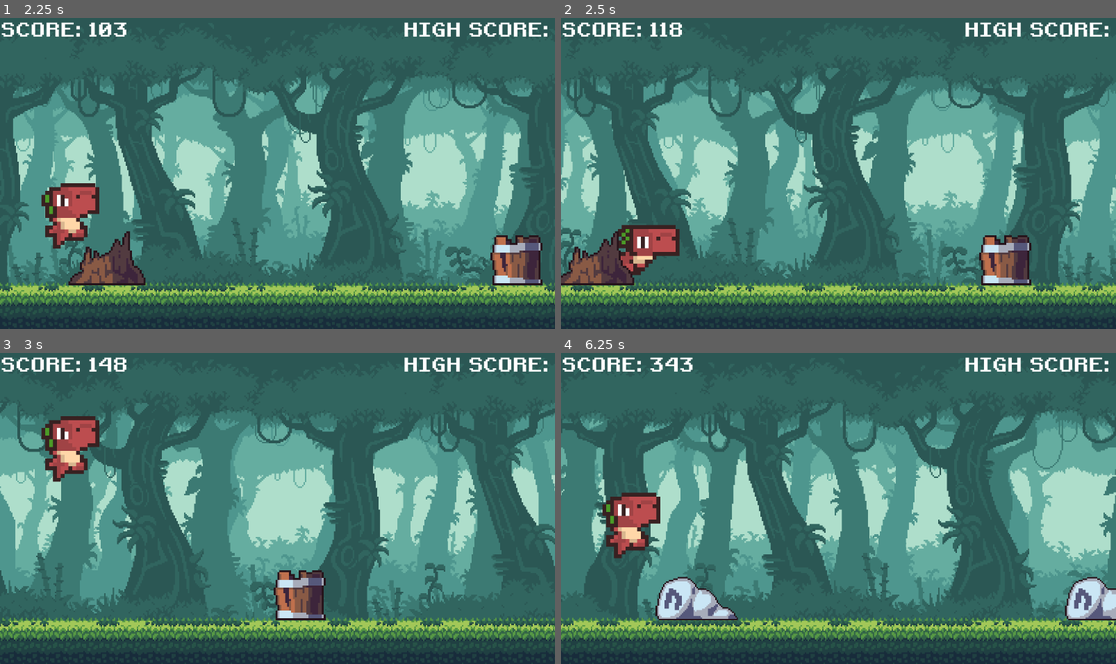
Above: before the commit, frames 1-4 (two rows, left to right).
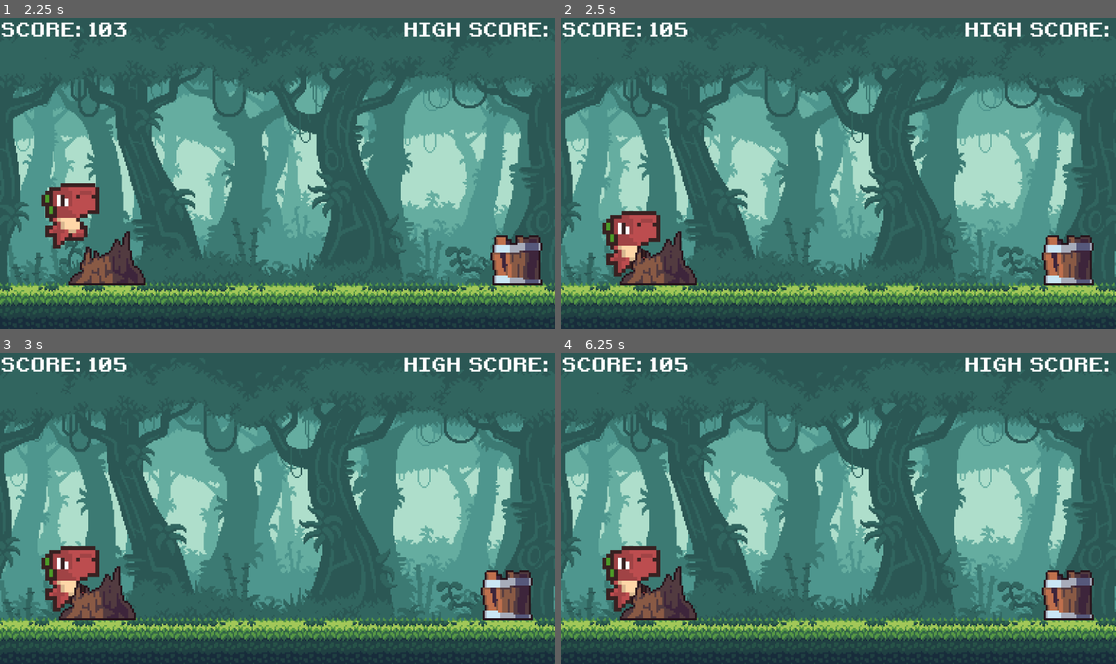
Above: after the commit, the same moments.

Repository: AnhNguyenTung039/godot-games
Game: Godot game, scene res://scenes/main.tscn
Same seed, same stepped clock (60 frames per second), same inputs: the game is played once before the commit and once after it.
Inputs:
- Up to frame 1 (2.25 s): tap Space at 0.5 s; hold Up (ui_up) 0.53-2.03 s; tap Enter (ui_accept) at 0.77, 1.52 s; hold Down (ui_down) from 2.03 s (still down)
- Up to frame 2 (2.5 s): keep holding Down (ui_down)
- Up to frame 3 (3 s): release Down (ui_down) at 2.78 s; hold Up (ui_up) from 2.78 s (still down)
- Up to frame 4 (6.25 s): tap Enter (ui_accept) at 3.02, 3.77, 4.52, 6.02 s; release Up (ui_up) at 4.28 s; hold Down (ui_down) 4.28-5.03 s; hold Up (ui_up) 5.03-5.78 s; hold Down (ui_down) from 5.78 s (still down)

Frame 1 is identical in both runs. In frame 2, 53% of the frame differs, in the area x 0-100%, y 1-93%; in frame 3, 41%; in frame 4, 54%.

Commit message:
Added collision to obstacle

Diff:
--- a/barrel.tscn
+++ b/barrel.tscn
@@ -13,6 +13,7 @@
 texture = ExtResource("1_hj0au")
 
 [node name="CollisionShape2D" type="CollisionShape2D" parent="."]
+visible = false
 position = Vector2(0, -0.5)
 scale = Vector2(4, 4)
 shape = SubResource("RectangleShape2D_0v83h")
--- /dev/null
+++ b/bird.gd
@@ -0,0 +1,11 @@
+extends Area2D
+
+
+# Called when the node enters the scene tree for the first time.
+func _ready():
+	pass # Replace with function body.
+
+
+# Called every frame. 'delta' is the elapsed time since the previous frame.
+func _process(delta):
+	position.x -= get_parent().speed / 2
--- a/bird.tscn
+++ b/bird.tscn
@@ -1,6 +1,7 @@
-[gd_scene load_steps=9 format=3 uid="uid://da2sketdtrln1"]
+[gd_scene load_steps=10 format=3 uid="uid://da2sketdtrln1"]
 
 [ext_resource type="Texture2D" uid="uid://dyasm1fruq87r" path="res://assets/img/obstacles/Bird.png" id="1_6d2rr"]
+[ext_resource type="Script" path="res://bird.gd" id="1_tod3y"]
 
 [sub_resource type="AtlasTexture" id="AtlasTexture_kvb28"]
 atlas = ExtResource("1_6d2rr")
@@ -46,6 +47,7 @@
 size = Vector2(11, 11.5)
 
 [node name="Bird" type="Area2D"]
+script = ExtResource("1_tod3y")
 
 [node name="AnimatedSprite2D" type="AnimatedSprite2D" parent="."]
 texture_filter = 1
@@ -55,10 +57,14 @@
 autoplay = "flying"
 frame_progress = 0.79193
 
-[node name="CollisionShape2D" type="CollisionShape2D" parent="AnimatedSprite2D"]
-position = Vector2(4.25, -0.75)
+[node name="CollisionShape2D" type="CollisionShape2D" parent="."]
+visible = false
+position = Vector2(17, -3)
+scale = Vector2(4, 4)
 shape = SubResource("CapsuleShape2D_0ye35")
 
-[node name="CollisionShape2D2" type="CollisionShape2D" parent="AnimatedSprite2D"]
-position = Vector2(-9.5, 0.5)
+[node name="CollisionShape2D2" type="CollisionShape2D" parent="."]
+visible = false
+position = Vector2(-38, 2)
+scale = Vector2(4, 4)
 shape = SubResource("RectangleShape2D_fyadk")
--- a/rock.tscn
+++ b/rock.tscn
@@ -10,5 +10,6 @@
 texture = ExtResource("1_ju6vr")
 
 [node name="CollisionPolygon2D" type="CollisionPolygon2D" parent="."]
+visible = false
 scale = Vector2(3, 3)
 polygon = PackedVector2Array(-5.5, -15, 28.75, 14.25, -28.25, 14, -22.75, -11.25)
--- a/scenes/main.gd
+++ b/scenes/main.gd
@@ -80,6 +80,11 @@
 		# Update the ground position
 		if $Camera2D.position.x - $Ground.position.x > screen_size.x * 1.5:
 			$Ground.position.x += screen_size.x # Move the ground along by the width of the screen # HOW?
+
+		# Remove obstacles that has gone off-screen
+		for obstacle_item in obstacles:
+			if obstacle_item.position.x < ($Camera2D.position.x - screen_size.x):
+				remove_obstacle(obstacle_item)
 	else:
 		if Input.is_action_just_pressed("ui_accept"):
 			game_running = true
@@ -103,13 +108,35 @@
 			var obstacle_y : int = screen_size.y - ground_height - (obstacle_height * obstacle_scale.y / 2) + 5
 			last_obstacle = obstacle
 			add_obstacle(obstacle, obstacle_x, obstacle_y)
+		if difficulty == MAX_DIFFICULTY:
+			if (randi() % 2) == 0:
+				# Generate the bird obstacle
+				obstacle = bird_scene.instantiate()
+				var obstacle_x : int = screen_size.x + score + 100
+				var obstacle_y : int = bird_heights[randi() % bird_heights.size()]
+				last_obstacle = obstacle
+				add_obstacle(obstacle, obstacle_x, obstacle_y)
+
+func hit_obstacle(body):
+	if body.name == "Dino":
+		game_over()
 
 func add_obstacle(obstacle, x, y):
 	obstacle.position = Vector2i(x, y)
+	obstacle.body_entered.connect(hit_obstacle)
 	add_child(obstacle) # Add obstacle as a child of the current node which is main scene
 	obstacles.append(obstacle) # Add obstacle to the obstacles array
+
+func remove_obstacle(obstacle):
+	# Remove the obstacle from the main node
+	obstacle.queue_free()
+	obstacles.erase(obstacle)
 
 func adjust_difficulty():
 	difficulty = score / SPEED_MODIFIER
 	if difficulty > MAX_DIFFICULTY:
 		difficulty = MAX_DIFFICULTY
+
+func game_over():
+	get_tree().paused = true
+	game_running = false
--- a/stump.tscn
+++ b/stump.tscn
@@ -10,5 +10,6 @@
 texture = ExtResource("1_8je15")
 
 [node name="CollisionPolygon2D" type="CollisionPolygon2D" parent="."]
+visible = false
 scale = Vector2(4, 4)
 polygon = PackedVector2Array(20.5, 13.5, -20, 13.5, -9.75, -5.75, -1.5, -1.75, 11.25, -13.75)
